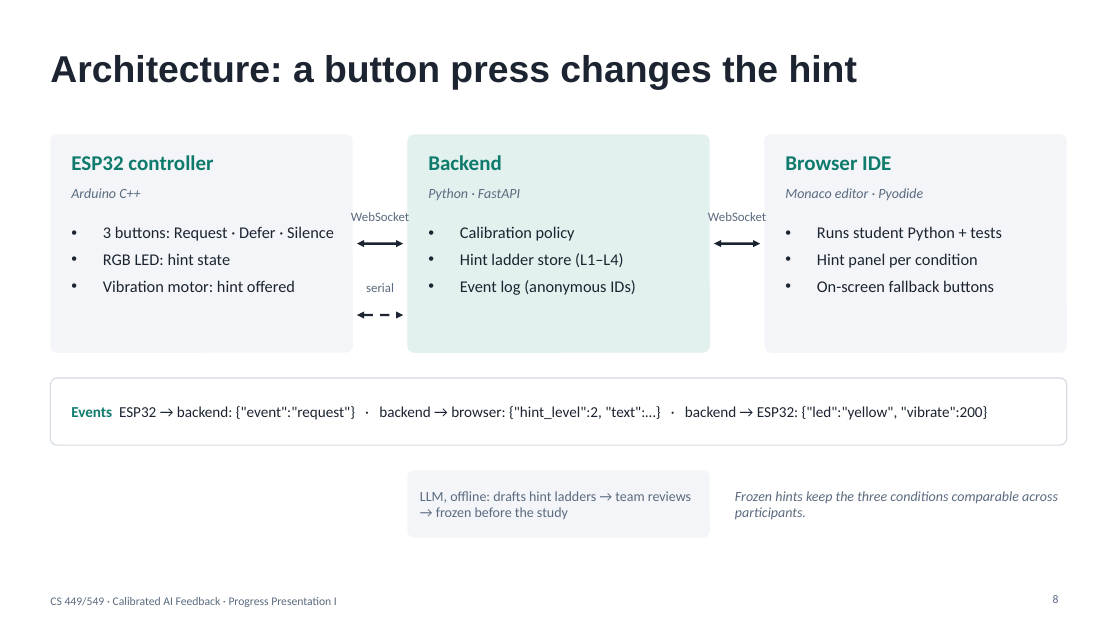
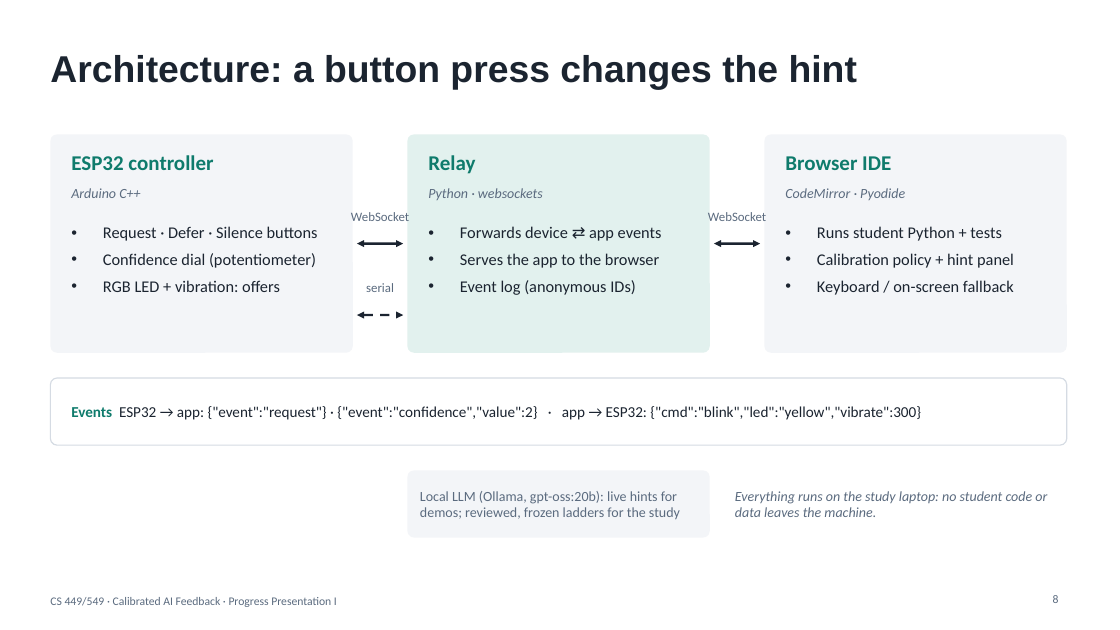
Before and after one commit to EmirC356/CS449-Project, a slide deck: slide 8 of docs/PP1_Calibrated_AI_Feedback.pptx. Drawn at 1120x630 pixels with LibreOffice and Linux fonts; fonts in the diff are those of the drawing. Boxes give left, top, right and bottom in pixels: in the first picture for what was removed or moved away, otherwise in the second. Text is boxed around its words. In the diff, an @@ line names an element or a change of style, - is before the commit and + after.

```diff
--- a/docs/PP1_Calibrated_AI_Feedback.pptx
+++ b/docs/PP1_Calibrated_AI_Feedback.pptx
@@ text at box(428, 155, 475, 174): text changed @@
-Backend
+Relay
@@ text at box(428, 188, 543, 200): text changed @@
-Python · FastAPI
+Python · websockets
@@ text at box(785, 188, 905, 200): text changed @@
-Monaco editor · Pyodide
+CodeMirror · Pyodide
@@ text at box(103, 226, 318, 292): text changed @@
-• 3 buttons: Request · Defer · Silence
-• RGB LED: hint state
-• Vibration motor: hint offered
+• Request · Defer · Silence buttons
+• Confidence dial (potentiometer)
+• RGB LED + vibration: offers
@@ text at box(460, 226, 662, 268): text changed @@
-• Calibration policy
-• Hint ladder store (L1–L4)
+• Forwards device ⇄ app events
+• Serves the app to the browser
@@ text at box(817, 253, 1014, 295): text changed @@
-• Hint panel per condition
-• On-screen fallback buttons
+• Calibration policy + hint panel
+• Keyboard / on-screen fallback
@@ text at box(71, 406, 921, 420): text changed @@
-Events ESP32 → backend: {"event":"request"} · backend → browser: {"hint_level":2, "text":…} · backend → ESP32: {"led":"yellow", "vibrate":200}
+Events ESP32 → app: {"event":"request"} · {"event":"confidence","value":2} · app → ESP32: {"cmd":"blink","led":"yellow","vibrate":300}
@@ text at box(420, 491, 680, 519): text changed @@
-LLM, offline: drafts hint ladders → team reviews → frozen before the study
+Local LLM (Ollama, gpt-oss:20b): live hints for demos; reviewed, frozen ladders for the study
@@ text at box(735, 491, 1047, 517): text changed @@
-Frozen hints keep the three conditions comparable across participants.
+Everything runs on the study laptop: no student code or data leaves the machine.
```
Also in this commit, not shown: 5 other slides changed.
